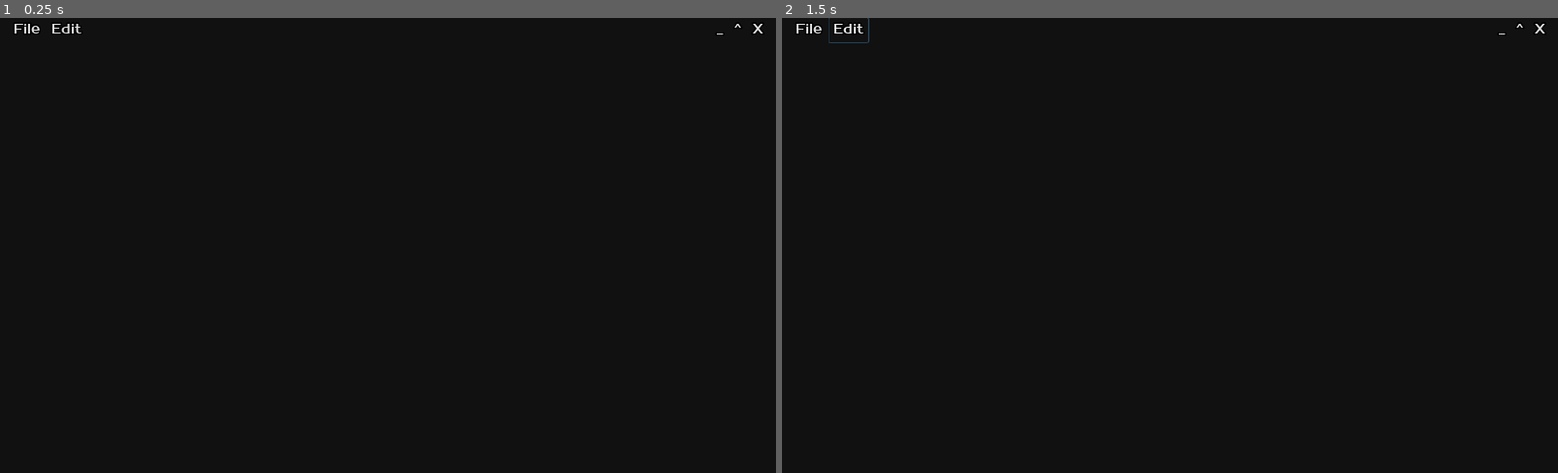
Above: before the commit, frames 1-2 (left to right).
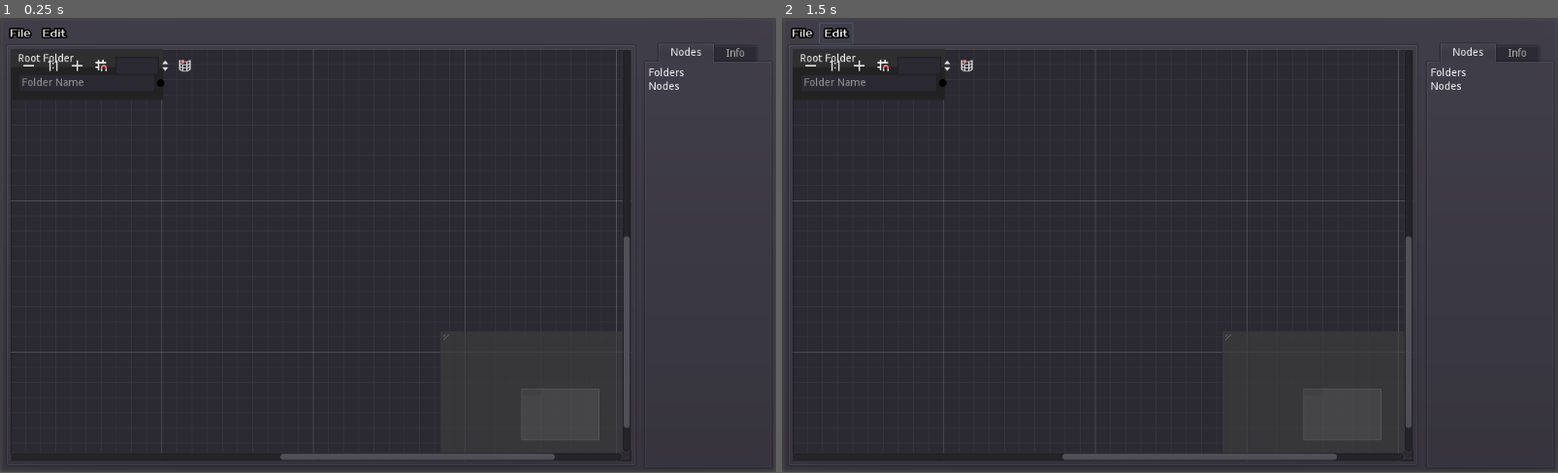
Above: after the commit, the same moments.

Repository: Mercadud/Godot-Project-Planner-Exporter
Game: Godot game, scene res://Scenes/Pages/Main Page.tscn
Two runs of this game, one before a commit and one after it. Both use one fixed random seed, a clock stepped at 60 frames per second and the inputs below. The project has no main scene, so this scene is started directly.
Inputs:
- Up to frame 1 (0.25 s): no input
- Up to frame 2 (1.5 s): click "File" at 0.5 s; click "Edit" at 1.25 s
In our replay, the window is 800x469 before the commit and 800x468 after it. These sizes can differ from the game's own. Grey fills any space a smaller window leaves; there, only what the larger window draws over its background counts as a difference.

The runs differ from the first frame. In frame 1, 98% of the frame differs, in the area x 0-100%, y 0-100%; in frame 2, 98%.

Commit message:
added folder node

Diff:
--- a/Fonts/Prosto_One/TitleBar.tres
+++ b/Fonts/Prosto_One/TitleBar.tres
@@ -3,7 +3,7 @@
 [ext_resource path="res://Fonts/Prosto_One/ProstoOne-Regular.ttf" type="DynamicFontData" id=1]
 
 [resource]
-size = 19
+size = 14
 outline_size = 2
 outline_color = Color( 0, 0, 0, 1 )
 use_mipmaps = true
--- a/Scenes/Pages/Main Page.tscn
+++ b/Scenes/Pages/Main Page.tscn
@@ -1,7 +1,8 @@
-[gd_scene load_steps=3 format=2]
+[gd_scene load_steps=4 format=2]
 
 [ext_resource path="res://Fonts/Prosto_One/TitleBar.tres" type="DynamicFont" id=1]
-[ext_resource path="res://Script/titleBar/titleBar.gd" type="Script" id=2]
+[ext_resource path="res://Script/Tree/editor/Editor.gd" type="Script" id=2]
+[ext_resource path="res://Scenes/nodes/RootFolder.tscn" type="PackedScene" id=3]
 
 [node name="Main Page" type="Control"]
 anchor_right = 1.0
@@ -11,94 +12,110 @@
 "_edit_use_anchors_": false
 }
 
-[node name="CanvasLayer" type="CanvasLayer" parent="."]
-follow_viewport_enable = true
-
-[node name="background" type="ColorRect" parent="CanvasLayer"]
+[node name="Mount" type="PanelContainer" parent="."]
 anchor_right = 1.0
 anchor_bottom = 1.0
-color = Color( 0.0705882, 0.0705882, 0.0705882, 1 )
 __meta__ = {
 "_edit_use_anchors_": false
 }
 
-[node name="VSplitContainer" type="VSplitContainer" parent="CanvasLayer"]
-anchor_right = 1.0
-margin_bottom = 30.0
+[node name="MainWindow" type="VSplitContainer" parent="Mount"]
+margin_left = 7.0
+margin_top = 7.0
+margin_right = 1017.0
+margin_bottom = 593.0
+dragger_visibility = 2
 __meta__ = {
 "_edit_use_anchors_": false
 }
 
-[node name="tileBar" type="HSplitContainer" parent="CanvasLayer/VSplitContainer"]
-margin_right = 1024.0
-margin_bottom = 32.0
-script = ExtResource( 2 )
-__meta__ = {
-"_edit_lock_": true
-}
+[node name="tileBar" type="HSplitContainer" parent="Mount/MainWindow"]
+margin_right = 1010.0
+margin_bottom = 27.0
+dragger_visibility = 2
 
-[node name="colour" type="ColorRect" parent="CanvasLayer/VSplitContainer/tileBar"]
-margin_bottom = 32.0
-mouse_filter = 1
-color = Color( 0.137255, 0.137255, 0.137255, 1 )
-__meta__ = {
-"_edit_use_anchors_": false
-}
-
-[node name="menus" type="GridContainer" parent="CanvasLayer/VSplitContainer/tileBar"]
-margin_left = 12.0
-margin_right = 1024.0
-margin_bottom = 32.0
+[node name="menus" type="GridContainer" parent="Mount/MainWindow/tileBar"]
+margin_right = 1010.0
+margin_bottom = 27.0
 columns = 2
 
-[node name="File" type="ToolButton" parent="CanvasLayer/VSplitContainer/tileBar/menus"]
-margin_right = 50.0
-margin_bottom = 32.0
+[node name="File" type="ToolButton" parent="Mount/MainWindow/tileBar/menus"]
+margin_right = 39.0
+margin_bottom = 27.0
 custom_fonts/font = ExtResource( 1 )
 text = "File"
 
-[node name="Edit" type="ToolButton" parent="CanvasLayer/VSplitContainer/tileBar/menus"]
-margin_left = 54.0
-margin_right = 108.0
-margin_bottom = 32.0
+[node name="Edit" type="ToolButton" parent="Mount/MainWindow/tileBar/menus"]
+margin_left = 43.0
+margin_right = 86.0
+margin_bottom = 27.0
 custom_fonts/font = ExtResource( 1 )
 text = "Edit"
 
-[node name="Actions" type="GridContainer" parent="CanvasLayer/VSplitContainer/tileBar"]
-margin_left = 940.0
-margin_right = 1024.0
-margin_bottom = 30.0
-columns = 3
+[node name="Editor" type="HSplitContainer" parent="Mount/MainWindow"]
+margin_top = 27.0
+margin_right = 1010.0
+margin_bottom = 586.0
+split_offset = 800
+script = ExtResource( 2 )
 
-[node name="-" type="Button" parent="CanvasLayer/VSplitContainer/tileBar/Actions"]
-margin_right = 21.0
-margin_bottom = 30.0
-custom_fonts/font = ExtResource( 1 )
-text = "_"
-flat = true
-__meta__ = {
-"_edit_use_anchors_": false
-}
+[node name="Graph" type="PanelContainer" parent="Mount/MainWindow/Editor"]
+margin_right = 814.0
+margin_bottom = 559.0
 
-[node name="^" type="Button" parent="CanvasLayer/VSplitContainer/tileBar/Actions"]
-margin_left = 25.0
-margin_right = 47.0
-margin_bottom = 30.0
-custom_fonts/font = ExtResource( 1 )
-text = "^"
-flat = true
+[node name="GraphEdit" type="GraphEdit" parent="Mount/MainWindow/Editor/Graph"]
+margin_left = 7.0
+margin_top = 7.0
+margin_right = 807.0
+margin_bottom = 552.0
+right_disconnects = true
 
-[node name="X" type="Button" parent="CanvasLayer/VSplitContainer/tileBar/Actions"]
-margin_left = 51.0
-margin_right = 78.0
-margin_bottom = 30.0
-custom_fonts/font = ExtResource( 1 )
-text = "X"
-flat = true
-__meta__ = {
-"_edit_use_anchors_": false
-}
-[connection signal="mouse_entered" from="CanvasLayer/VSplitContainer/tileBar" to="CanvasLayer/VSplitContainer/tileBar" method="_on_tileBar_mouse_entered"]
-[connection signal="mouse_exited" from="CanvasLayer/VSplitContainer/tileBar" to="CanvasLayer/VSplitContainer/tileBar" method="_on_tileBar_mouse_exited"]
-[connection signal="button_up" from="CanvasLayer/VSplitContainer/tileBar/Actions/-" to="CanvasLayer/VSplitContainer/tileBar" method="_on__button_up"]
-[connection signal="button_up" from="CanvasLayer/VSplitContainer/tileBar/Actions/X" to="CanvasLayer/VSplitContainer/tileBar" method="_on_X_button_up"]
+[node name="RootFolder" parent="Mount/MainWindow/Editor/Graph/GraphEdit" instance=ExtResource( 3 )]
+margin_left = 0.0
+margin_top = 0.0
+margin_right = 201.0
+margin_bottom = 67.0
+mouse_filter = 1
+show_close = false
+
+[node name="Info" type="TabContainer" parent="Mount/MainWindow/Editor"]
+margin_left = 826.0
+margin_right = 1010.0
+margin_bottom = 559.0
+
+[node name="Nodes" type="VBoxContainer" parent="Mount/MainWindow/Editor/Info"]
+anchor_right = 1.0
+anchor_bottom = 1.0
+margin_left = 4.0
+margin_top = 24.0
+margin_right = -4.0
+margin_bottom = -4.0
+
+[node name="Folders" type="VSplitContainer" parent="Mount/MainWindow/Editor/Info/Nodes"]
+margin_right = 176.0
+margin_bottom = 14.0
+
+[node name="Folders" type="Label" parent="Mount/MainWindow/Editor/Info/Nodes/Folders"]
+margin_right = 176.0
+margin_bottom = 14.0
+text = "Folders"
+
+[node name="Nodes" type="VSplitContainer" parent="Mount/MainWindow/Editor/Info/Nodes"]
+margin_top = 18.0
+margin_right = 176.0
+margin_bottom = 32.0
+
+[node name="Nodes" type="Label" parent="Mount/MainWindow/Editor/Info/Nodes/Nodes"]
+margin_right = 176.0
+margin_bottom = 14.0
+text = "Nodes"
+
+[node name="Info" type="VBoxContainer" parent="Mount/MainWindow/Editor/Info"]
+visible = false
+anchor_right = 1.0
+anchor_bottom = 1.0
+margin_left = 4.0
+margin_top = 24.0
+margin_right = -4.0
+margin_bottom = -4.0
+[connection signal="resized" from="Mount/MainWindow/Editor" to="Mount/MainWindow/Editor" method="_on_Editor_resized"]
--- /dev/null
+++ b/Scenes/nodes/Folder.tscn
@@ -0,0 +1,36 @@
+[gd_scene load_steps=3 format=2]
+
+[ext_resource path="res://Themes/Nodes/Folder/Frame.tres" type="StyleBox" id=1]
+[ext_resource path="res://Themes/Nodes/Folder/SelectedFrame.tres" type="StyleBox" id=2]
+
+[node name="Folder" type="GraphNode"]
+anchor_left = 0.5
+anchor_top = 0.5
+anchor_right = 0.5
+anchor_bottom = 0.5
+margin_left = -506.0
+margin_top = -294.0
+margin_right = -305.0
+margin_bottom = -227.0
+mouse_filter = 1
+custom_styles/frame = ExtResource( 1 )
+custom_styles/selectedframe = ExtResource( 2 )
+title = "  Folder"
+show_close = true
+slot/0/left_enabled = true
+slot/0/left_type = 0
+slot/0/left_color = Color( 1, 1, 1, 1 )
+slot/0/right_enabled = true
+slot/0/right_type = 0
+slot/0/right_color = Color( 1, 1, 1, 1 )
+__meta__ = {
+"_edit_use_anchors_": false
+}
+
+[node name="FolderName" type="LineEdit" parent="."]
+margin_left = 10.0
+margin_top = 33.0
+margin_right = 191.0
+margin_bottom = 57.0
+max_length = 23
+placeholder_text = "Folder Name"
--- /dev/null
+++ b/Scenes/nodes/RootFolder.tscn
@@ -0,0 +1,31 @@
+[gd_scene load_steps=3 format=2]
+
+[ext_resource path="res://Themes/Nodes/RootFolder/SelectedFrame.tres" type="StyleBox" id=1]
+[ext_resource path="res://Themes/Nodes/RootFolder/frame.tres" type="StyleBox" id=2]
+
+[node name="RootFolder" type="GraphNode"]
+margin_left = 6.0
+margin_top = 6.0
+margin_right = 207.0
+margin_bottom = 73.0
+custom_styles/frame = ExtResource( 2 )
+custom_styles/selectedframe = ExtResource( 1 )
+custom_colors/title_color = Color( 1, 1, 1, 1 )
+title = "Root Folder"
+show_close = true
+slot/0/left_enabled = false
+slot/0/left_type = 0
+slot/0/left_color = Color( 1, 1, 1, 1 )
+slot/0/right_enabled = true
+slot/0/right_type = 0
+slot/0/right_color = Color( 0, 0, 0, 1 )
+__meta__ = {
+"_edit_use_anchors_": false
+}
+
+[node name="FolderName" type="LineEdit" parent="."]
+margin_left = 10.0
+margin_top = 33.0
+margin_right = 191.0
+margin_bottom = 57.0
+placeholder_text = "Folder Name"
--- /dev/null
+++ b/Script/Tree/editor/Editor.gd
@@ -0,0 +1,9 @@
+extends HSplitContainer
+
+
+func _ready():
+	_on_Editor_resized()
+
+
+func _on_Editor_resized():
+	self.split_offset = 80 * OS.window_size.x / 100
--- a/Script/titleBar/titleBar.gd
+++ /dev/null
@@ -1,26 +0,0 @@
-extends Control
-
-var following = false
-var dragPoint = Vector2()
-
-func _process(delta):
-	if following:
-		if Input.is_action_just_pressed("leftClick"):
-			dragPoint = get_local_mouse_position()
-		if Input.is_action_pressed("leftClick"):
-			OS.window_position += get_global_mouse_position() - dragPoint
-
-
-
-func _on_tileBar_mouse_entered():
-	following = true
-
-func _on_tileBar_mouse_exited():
-	following = false
-
-
-func _on_X_button_up():
-	get_tree().quit(8008132)
-
-func _on__button_up():
-	OS.window_minimized = true
--- /dev/null
+++ b/Themes/Nodes/Folder/Frame.tres
@@ -0,0 +1,10 @@
+[gd_resource type="StyleBoxFlat" format=2]
+
+[resource]
+content_margin_left = 10.0
+content_margin_right = 10.0
+content_margin_top = 33.0
+content_margin_bottom = 10.0
+bg_color = Color( 0.137255, 0.137255, 0.137255, 1 )
+border_width_top = 24
+border_color = Color( 0.588235, 0.588235, 0.588235, 1 )
--- /dev/null
+++ b/Themes/Nodes/Folder/SelectedFrame.tres
@@ -0,0 +1,10 @@
+[gd_resource type="StyleBoxFlat" format=2]
+
+[resource]
+content_margin_left = 10.0
+content_margin_right = 10.0
+content_margin_top = 33.0
+content_margin_bottom = 33.0
+bg_color = Color( 0.137255, 0.137255, 0.137255, 1 )
+border_width_top = 24
+border_color = Color( 1, 1, 1, 1 )
--- /dev/null
+++ b/Themes/Nodes/RootFolder/SelectedFrame.tres
@@ -0,0 +1,10 @@
+[gd_resource type="StyleBoxFlat" format=2]
+
+[resource]
+content_margin_left = 10.0
+content_margin_right = 10.0
+content_margin_top = 33.0
+content_margin_bottom = 33.0
+bg_color = Color( 0.137255, 0.137255, 0.137255, 1 )
+border_width_top = 24
+border_color = Color( 0, 0, 0, 1 )
--- /dev/null
+++ b/Themes/Nodes/RootFolder/frame.tres
@@ -0,0 +1,11 @@
+[gd_resource type="StyleBoxFlat" format=2]
+
+[resource]
+content_margin_left = 10.0
+content_margin_right = 10.0
+content_margin_top = 33.0
+content_margin_bottom = 10.0
+bg_color = Color( 0.137255, 0.137255, 0.137255, 1 )
+border_width_top = 24
+border_color = Color( 0.188235, 0.188235, 0.188235, 1 )
+corner_radius_bottom_left = 5
--- a/Themes/dark.tres
+++ /dev/null
@@ -1,31 +0,0 @@
-[gd_resource type="Theme" load_steps=2 format=2]
-
-[sub_resource type="StyleBoxFlat" id=1]
-bg_color = Color( 0.6, 0.6, 0.6, 0 )
-
-[resource]
-GraphEdit/colors/activity = Color( 1, 1, 1, 1 )
-GraphEdit/colors/grid_major = Color( 1, 1, 1, 0.2 )
-GraphEdit/colors/grid_minor = Color( 1, 1, 1, 0.05 )
-GraphEdit/colors/selection_fill = Color( 1, 1, 1, 0.3 )
-GraphEdit/colors/selection_stroke = Color( 1, 1, 1, 0.8 )
-GraphEdit/constants/bezier_len_neg = 160
-GraphEdit/constants/bezier_len_pos = 80
-GraphEdit/constants/port_grab_distance_horizontal = 48
-GraphEdit/constants/port_grab_distance_vertical = 6
-GraphEdit/icons/minus = null
-GraphEdit/icons/more = null
-GraphEdit/icons/reset = null
-GraphEdit/icons/snap = null
-GraphEdit/styles/bg = SubResource( 1 )
-MenuButton/colors/font_color = Color( 0.88, 0.88, 0.88, 1 )
-MenuButton/colors/font_color_disabled = Color( 1, 1, 1, 0.3 )
-MenuButton/colors/font_color_hover = Color( 0.94, 0.94, 0.94, 1 )
-MenuButton/colors/font_color_pressed = Color( 1, 1, 1, 1 )
-MenuButton/constants/hseparation = 3
-MenuButton/fonts/font = null
-MenuButton/styles/disabled = null
-MenuButton/styles/focus = null
-MenuButton/styles/hover = null
-MenuButton/styles/normal = null
-MenuButton/styles/pressed = null
--- a/Themes/darkSceneNode.tres
+++ /dev/null
@@ -1,31 +0,0 @@
-[gd_resource type="Theme" load_steps=4 format=2]
-
-[ext_resource path="res://Fonts/Prosto_One/ProstoOne-Regular.ttf" type="DynamicFontData" id=1]
-
-[sub_resource type="StyleBoxFlat" id=1]
-bg_color = Color( 0.0196078, 0, 0.411765, 1 )
-
-[sub_resource type="DynamicFont" id=2]
-font_data = ExtResource( 1 )
-
-[resource]
-default_font = SubResource( 2 )
-GraphNode/colors/close_color = Color( 0, 0, 0, 1 )
-GraphNode/colors/resizer_color = Color( 0, 0, 0, 1 )
-GraphNode/colors/title_color = Color( 0, 0, 0, 1 )
-GraphNode/constants/close_offset = 18
-GraphNode/constants/port_offset = 3
-GraphNode/constants/separation = 1
-GraphNode/constants/title_offset = 20
-GraphNode/fonts/title_font = null
-GraphNode/icons/close = null
-GraphNode/icons/port = null
-GraphNode/icons/resizer = null
-GraphNode/styles/breakpoint = null
-GraphNode/styles/comment = null
-GraphNode/styles/commentfocus = null
-GraphNode/styles/defaultfocus = null
-GraphNode/styles/defaultframe = null
-GraphNode/styles/frame = SubResource( 1 )
-GraphNode/styles/position = null
-GraphNode/styles/selectedframe = null
--- a/project.godot
+++ b/project.godot
@@ -18,11 +18,6 @@
 config/name="game planner"
 config/icon="res://icon.png"
 
-[display]
-
-window/stretch/mode="2d"
-window/stretch/aspect="expand"
-
 [input]
 
 leftClick={
